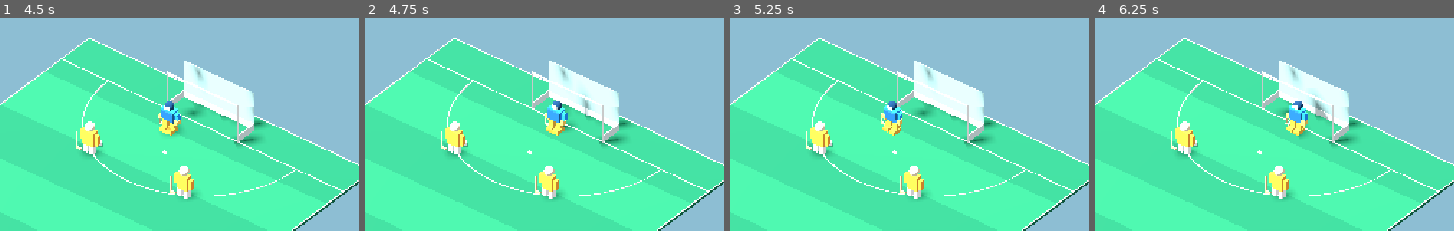
Above: before the commit, frames 1-4 (left to right).
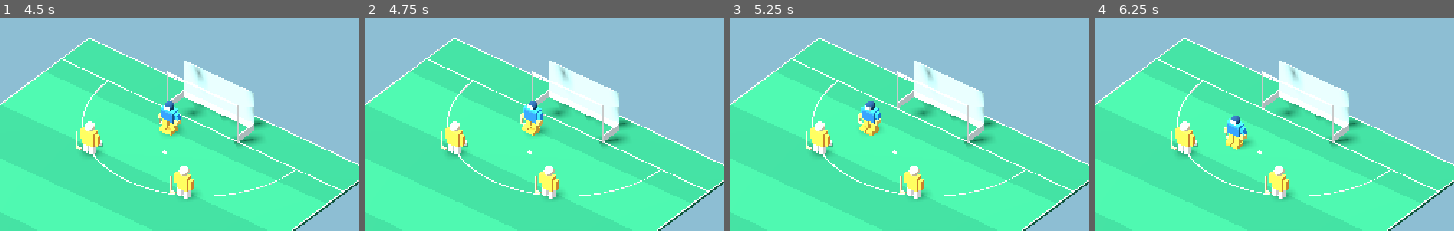
Above: after the commit, the same moments.

Repository: affarf/penalty-corner-challenge-3d
Game: Godot game, scene res://scenes/main_3d.tscn
Two runs of this game, one before a commit and one after it. Both use one fixed random seed, a clock stepped at 60 frames per second and the inputs below.
Inputs:
- Up to frame 1 (4.5 s): tap Enter at 0.5, 2, 3.5 s; hold D (move_right) 0.53-1.28 s; tap R at 0.6, 1.55, 2.1, 3.05 s; tap Space at 0.77, 0.8, 1.07, 1.25, 1.35, 1.52, 1.82, 2.3, 2.75, 3.02, 3.32, 3.77, 3.8, 4.07 s; hold S (move_down) 1.28-2.03 s; hold D (move_right) 2.03-2.78 s; hold W (move_up) 2.78-3.53 s; tap J at 2.85 s; hold A (move_left) from 3.53 s (still down); tap 1 at 3.6 s; tap 2 at 4.35 s
- Up to frame 2 (4.75 s): keep holding A (move_left); tap Space at 4.52 s; tap R at 4.55 s
- Up to frame 3 (5.25 s): tap Space at 4.82 s; release A (move_left) at 5.03 s; hold S (move_down) from 5.03 s (still down); tap E at 5.1 s
- Up to frame 4 (6.25 s): tap Space at 5.3, 5.75, 6.02 s; release S (move_down) at 5.78 s; hold D (move_right) from 5.78 s (still down); tap 3 at 5.85 s; tap R at 6.05 s
The pictures show only the part of the screen within x 47-97%, y 0-50%; the shares and areas given below are measured in that part.

Frame 1 is identical in both runs. In frame 2, 1.8% of the frame differs, in the area x 43-64%, y 34-56%; in frame 3, 1.5%; in frame 4, 1.9%, in the area x 35-66%, y 34-62%.

Commit message:
Give AI goalkeeper directional dives and save actions

Diff:
--- a/scripts/ai/goalkeeper_ai.gd
+++ b/scripts/ai/goalkeeper_ai.gd
@@ -1,34 +1,113 @@
 
 extends RefCounted
 
-# Basic AI goalkeeper positioning for Attacker Mode.
+var reaction_delay: float = 0.25
+var movement_speed: float = 4.5
+var decision_made: bool = false
+var reaction_timer: float = 0.0
 
-static func update_keeper(
-	keeper: Node3D,
+var target_x: float = 0.0
+var aerial_shot: bool = false
+
+
+func reset() -> void:
+	decision_made = false
+	reaction_timer = reaction_delay
+	target_x = 0.0
+	aerial_shot = false
+
+
+func start_shot(
 	shot_start: Vector3,
-	shot_destination: Vector3,
-	movement_speed: float,
-	delta: float
+	shot_end: Vector3,
+	goalkeeper: Node3D,
+	is_aerial: bool
 ) -> void:
-	var dz: float = shot_destination.z - shot_start.z
+	reset()
+
+	aerial_shot = is_aerial
+
+	var dz: float = shot_end.z - shot_start.z
 
 	if absf(dz) < 0.001:
+		target_x = 0.0
 		return
 
 	var t: float = clampf(
-		(keeper.position.z - shot_start.z) / dz,
+		(goalkeeper.position.z - shot_start.z) / dz,
 		0.0,
 		1.0
 	)
 
-	var target_x: float = lerpf(
-		shot_start.x,
-		shot_destination.x,
-		t
-	)
+	target_x = lerpf(shot_start.x, shot_end.x, t)
+
+	# Small prediction error prevents perfect AI.
+	target_x += randf_range(-0.35, 0.35)
+
+
+func update(
+	keeper: Node3D,
+	ball: Node3D,
+	delta: float
+) -> void:
+	if keeper.save_state != keeper.SaveState.READY:
+		return
+
+	if reaction_timer > 0.0:
+		reaction_timer -= delta
+		return
+
+	if decision_made:
+		return
+
+	# Move sideways toward the expected shot.
+	var old_x: float = keeper.position.x
 
 	keeper.position.x = move_toward(
 		keeper.position.x,
 		target_x,
 		movement_speed * delta
 	)
+
+	var difference: float = target_x - keeper.position.x
+
+	# Calculate how soon the ball reaches the keeper.
+	var remaining_z: float = (
+		ball.position.z - keeper.position.z
+	)
+
+	var ball_speed: float = maxf(ball.shot_speed, 0.1)
+	var time_to_contact: float = remaining_z / ball_speed
+
+	if time_to_contact > 0.37:
+		return
+
+	if time_to_contact < -0.05:
+		decision_made = true
+		return
+
+	# Choose a direction for the save.
+	var direction: float = signf(target_x - old_x)
+
+	if absf(difference) > 0.1:
+		direction = signf(difference)
+
+	if is_zero_approx(direction):
+		direction = 1.0
+
+	keeper.last_move_direction = Vector3(
+		direction, 0.0, 0.0
+	)
+
+	# Close, low shots use the kicker.
+	# Wider or aerial shots trigger a dive.
+	var lateral_distance: float = absf(
+		target_x - keeper.position.x
+	)
+
+	if not aerial_shot and lateral_distance < 0.9:
+		keeper.start_quick_save()
+	else:
+		keeper.start_dive()
+
+	decision_made = true
--- a/scripts/practice_manager.gd
+++ b/scripts/practice_manager.gd
@@ -2,6 +2,7 @@
 extends Node3D
 const AttackerAI = preload("res://scripts/ai/attacker_ai.gd")
 const GoalkeeperAI = preload("res://scripts/ai/goalkeeper_ai.gd")
+var goalkeeper_ai = GoalkeeperAI.new()
 enum GameMode {
 	MENU,
 	KEEPER,
@@ -161,7 +162,7 @@
 	aim_x = 0.0
 	shot_height = 0.0
 
-	goalkeeper.reset_keeper()
+	goalkeeper_ai.reset()
 
 	var start: Vector3 = (
 		attacker1.position + Vector3(0, 0, -1.0)
@@ -229,6 +230,13 @@
 		ball.shot_speed,
 		shot_height
 	)
+	if game_mode == GameMode.ATTACKER:
+		goalkeeper_ai.start_shot(
+			shot_start,
+			shot_destination,
+			goalkeeper,
+			aerial
+		)
 
 	if aerial:
 		set_status("AERIAL SHOT!")
@@ -237,13 +245,12 @@
 
 
 func update_ai_keeper(delta: float) -> void:
-	GoalkeeperAI.update_keeper(
+	goalkeeper_ai.update(
 		goalkeeper,
-		shot_start,
-		shot_destination,
-		ai_keeper_speed,
+		ball,
 		delta
 	)
+
 
 
 
@@ -252,25 +259,13 @@
 	var ball_pos: Vector3 = ball.position
 	var keeper_pos: Vector3 = goalkeeper.position
 
+	# No saves after the ball is fully behind the line.
 	if ball_pos.z + ball.ball_radius < goal_z:
 		return
 
-	var save_width: float
-	var save_height: float
-
-	# Do not allow saves once the ball has fully crossed
-# behind the goal line.
-
-
-	if game_mode == GameMode.KEEPER:
-		# Human keeper must actively time saves.
-		save_width = goalkeeper.get_save_width()
-		save_height = goalkeeper.get_save_height()
-
-	else:
-		# Preserve automatic save detection for AI keeper.
-		save_width = keeper_save_width
-		save_height = keeper_save_height
+	# Both human and AI use identical save reach.
+	var save_width: float = goalkeeper.get_save_width()
+	var save_height: float = goalkeeper.get_save_height()
 
 	if save_width <= 0.0 or save_height <= 0.0:
 		return
@@ -289,13 +284,12 @@
 		ball.get_ball_height() - ball.ball_radius
 	)
 
-	var reachable: bool = (
-		ball_bottom <= save_height
-	)
+	var reachable: bool = ball_bottom <= save_height
 
 	if close_x and close_z and reachable:
 		deflect_saved_ball()
 		finish_round("SAVE!")
+
 
 
 
